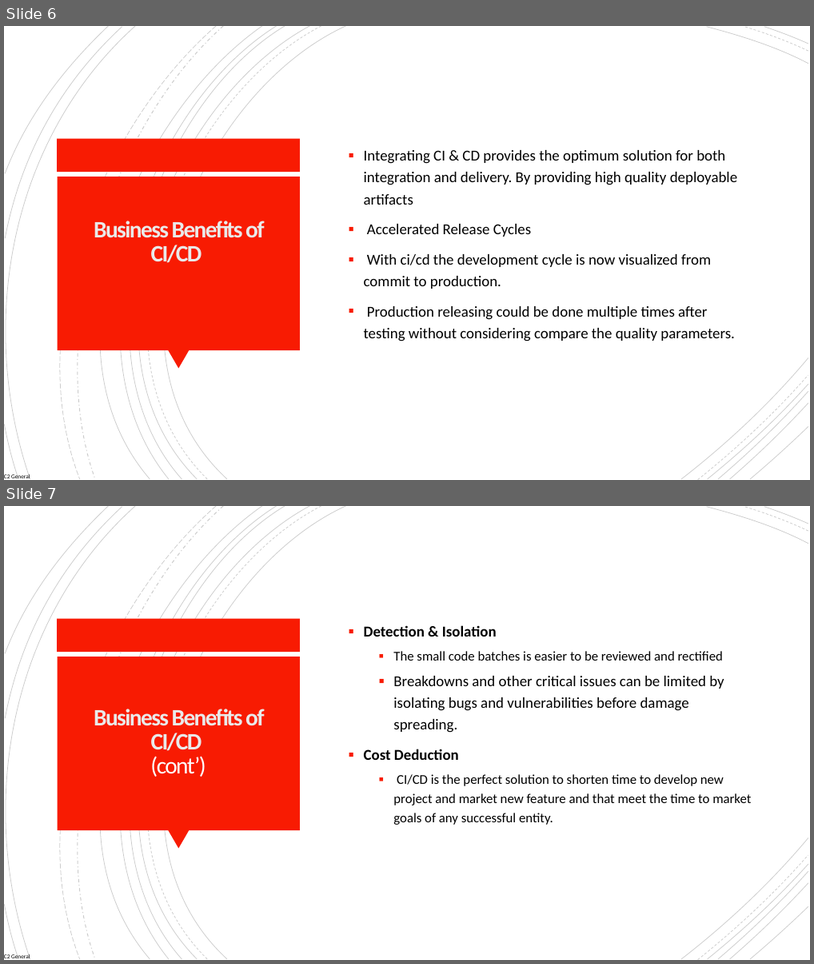
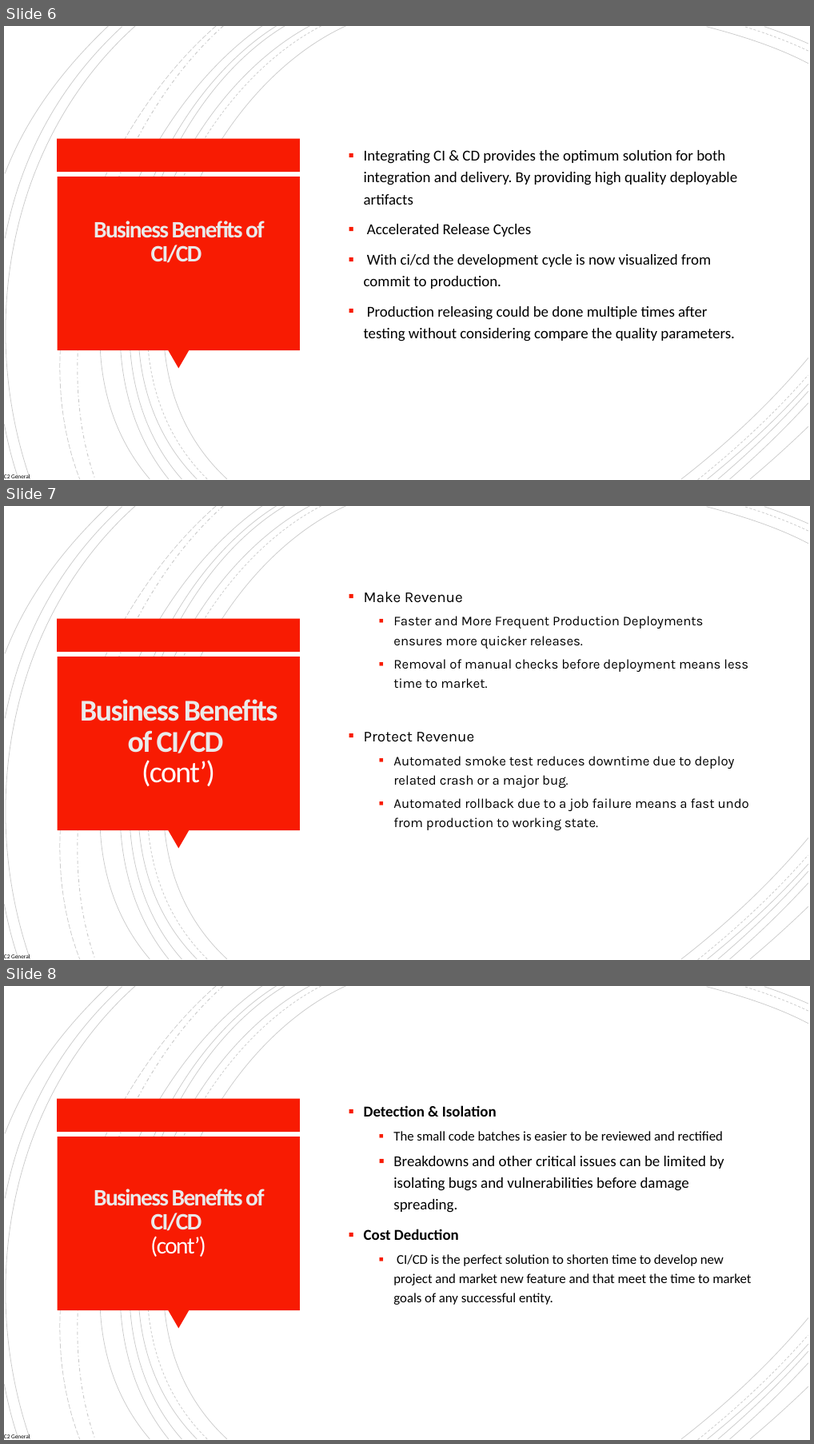
Before and after one commit to esraaelkholy/udapeople-finalcicd, a slide deck: Presentation1.pptx. Shown one above the other, each under a label of ours: slides 6 and 7 before the commit, slides 6, 7 and 8 after it. The pictures are 814x964 and 814x1444 pixels, drawn with LibreOffice and Linux fonts; fonts in the diff are those of the drawing. Boxes give left, top, right and bottom in pixels: in the first picture for what was removed or moved away, otherwise in the second. Text is boxed around its words. In the diff, an @@ line names an element or a change of style, - is before the commit and + after.

```diff
--- a/Presentation1.pptx
+++ b/Presentation1.pptx
@@ slide 7 added at (4, 506, 810, 960), background #FFFFFF; not listed: 25 template elements that a slide beside it also shows @@
@@ text added at (364, 592, 750, 830), 16 pt, text #000000 @@
+▪ Make Revenue
+  ▪ Faster and More Frequent Production Deployments ensures more quicker releases.
+  ▪ Removal of manual checks before deployment means less time to market.
+▪ Protect Revenue
+  ▪ Automated smoke test reduces downtime due to deploy related crash or a major bug.
+  ▪ Automated rollback due to a job failure means a fast undo from production to working state.
@@ title added at (80, 699, 278, 786), 36 pt, text #EAEAEA, bold @@
+Business Benefits of CI/CD
+(cont’)
@@ what was slide 7 is now slide 8 @@
```
Also in this commit, not shown: 1 other slide added, 3 other files.
